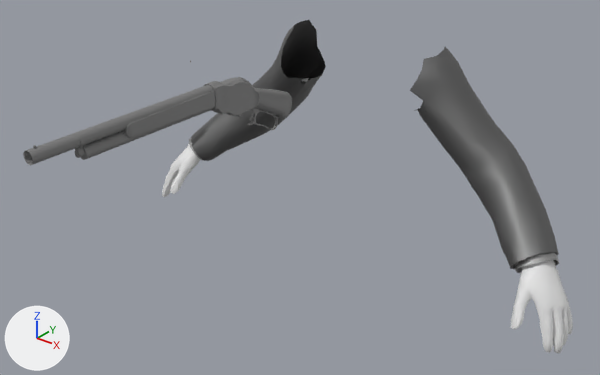
What one commit did to the FBX model GameData/models/weapons/shotgun.fbx.
Camera for both pictures: a 50 mm lens placed at (1.22, -1.855, 0.46), pointed at (0.086, -0.437, -0.42). Arrows for +X, +Y and +Z are at lower left; the lights stay in place. Where no turn or scale is listed for an object, it has been applied to the vertices.

The scene before the commit, as lines of its bpy script (objects in view):
```python
me_playermodelmerged_001 = bpy.data.meshes.new('PlayerModelMerged.001')
me_playermodelmerged_001.from_pydata(...)  # 1180 vertices, 2238 faces; spans x -0.686..0.686, y -0.13..0.192, z 0.922..1.554
# faces by material slot: [138, 826, 1274]
me_playermodelmerged_001.materials.append(mat_citizen_man_01_shirt_02)  # picture img_shirt_png
me_playermodelmerged_001.materials.append(mat_citizen_man_01_jacket_classic_07)  # its picture is missing
me_playermodelmerged_001.materials.append(mat_gloves)  # its picture is missing
me_playermodelmerged_003 = bpy.data.meshes.new('PlayerModelMerged.003')
me_playermodelmerged_003.from_pydata(...)  # 2510 vertices, 4619 faces; spans x -0.096..-0.044, y -0.93..-0.165, z 1.36..1.618
# faces by material slot: [4600, 19]
me_playermodelmerged_003.materials.append(mat_shotgun)  # its picture is missing
me_playermodelmerged_003.materials.append(mat_muzzle)  # picture img_muzzle_t_png
ob_playermodelmerged = bpy.data.objects.new('PlayerModelMerged', me_playermodelmerged_001)
ob_playermodelmerged.location = (0.008, -0.13, -1.691)
ob_shotgun = bpy.data.objects.new('shotgun', me_playermodelmerged_003)
ob_shotgun.location = (0.008, -0.13, -1.691)
```
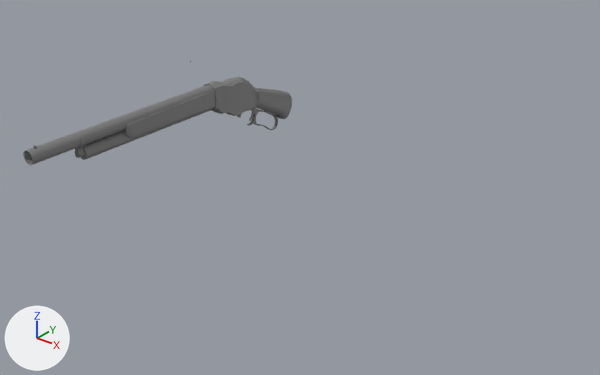
What differs and where, as boxes (x1, y1, x2, y2) in the pictures (600 x 375 px):
```json
{"object": "PlayerModelMerged", "change": "deleted", "before": [162, 20, 573, 353], "faces in mat_citizen_man_01_jacket_classic_07 (its picture is missing)": [191, 20, 559, 269], "faces in mat_gloves (its picture is missing)": [162, 144, 573, 353], "faces in mat_citizen_man_01_shirt_02 (picture img_shirt_png)": [189, 138, 559, 273]}
```

Scene script edits in JSON lines:
```json
{"op": "remove", "block": "ob_playermodelmerged", "code": ["ob_playermodelmerged = bpy.data.objects.new('PlayerModelMerged', me_playermodelmerged_001)", "ob_playermodelmerged.location = (0.008, -0.13, -1.691)"]}
```
